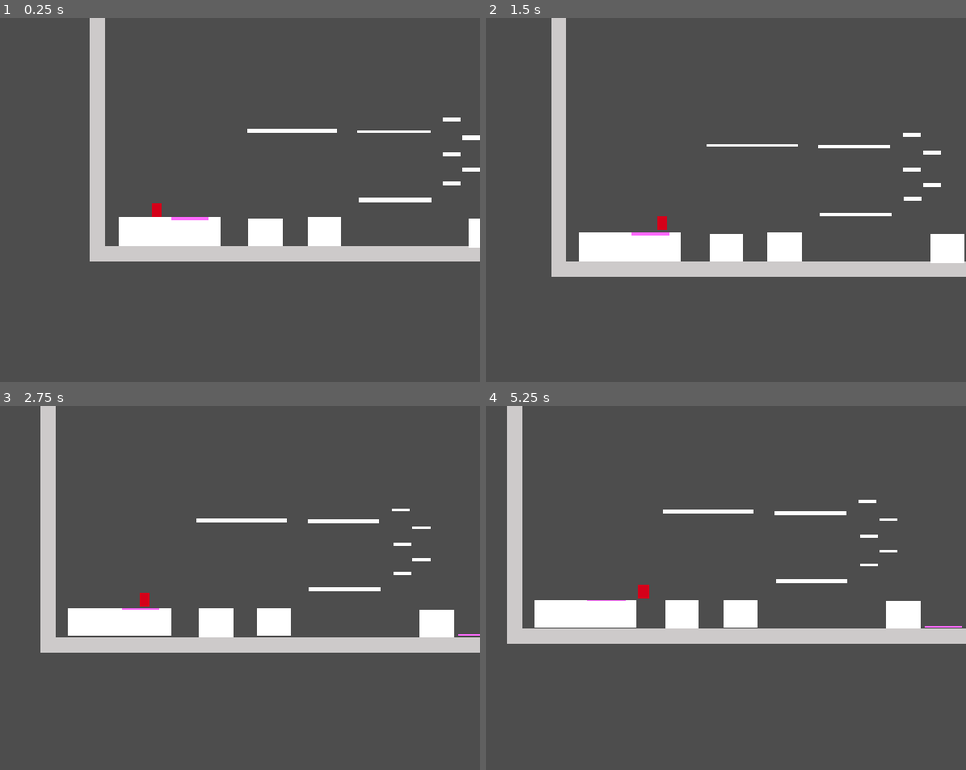
Above: before the commit, frames 1-4 (two rows, left to right).
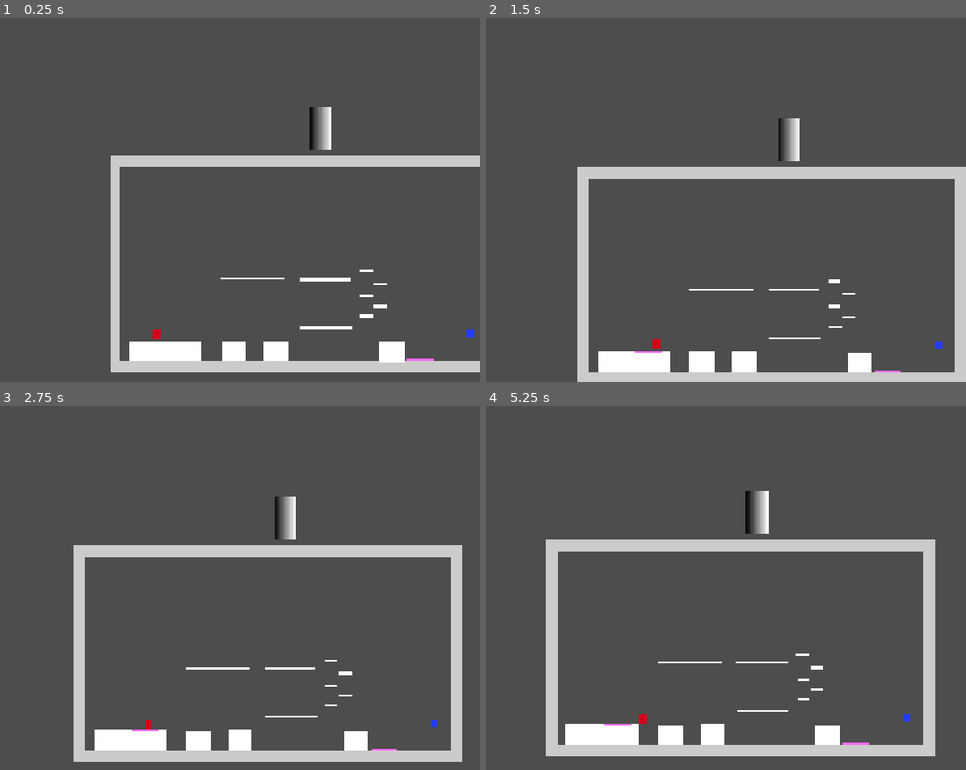
Above: after the commit, the same moments.

Repository: Ximandiv/gamejam-2026
Game: Godot game, scene res://Scenes/yisus_test_scene.tscn
Same seed, same stepped clock (60 frames per second), same inputs: the game is played once before the commit and once after it.
Inputs:
- Up to frame 1 (0.25 s): no input
- Up to frame 2 (1.5 s): hold Right (right) from 0.53 s (still down); tap 1 (silence) at 0.6, 1.35 s; tap Space (jump) at 0.77 s
- Up to frame 3 (2.75 s): tap Space (jump) at 1.52 s; release Right (right) at 2.03 s; hold Left (left) from 2.03 s (still down); tap 1 (silence) at 2.1 s
- Up to frame 4 (5.25 s): release Left (left) at 2.78 s; hold Right (right) 2.78-4.28 s; tap 1 (silence) every 0.75 s from 2.85 to 5.1 s; tap Space (jump) at 3.02, 3.77, 4.52 s; hold Left (left) 4.28-5.03 s; hold Right (right) from 5.03 s (still down)

The runs differ from the first frame. In frame 1, 17% of the frame differs, in the area x 18-100%, y 0-98%; in frame 2, 19%; in frame 3, 19%; in frame 4, 20%, in the area x 4-100%, y 0-97%.

Commit message:
set default values

Diff:
--- a/Scenes/Player/player.tscn
+++ b/Scenes/Player/player.tscn
@@ -39,7 +39,7 @@
 shape = SubResource("RectangleShape2D_u4u6t")
 
 [node name="Camera2D" type="Camera2D" parent="." unique_id=641065318]
-offset = Vector2(0, -20)
+offset = Vector2(0, -400)
 position_smoothing_enabled = true
 position_smoothing_speed = 2.0
 editor_draw_limits = true
--- a/project.godot
+++ b/project.godot
@@ -26,8 +26,8 @@
 
 [display]
 
-window/size/viewport_width=1366
-window/size/viewport_height=768
+window/size/viewport_width=1920
+window/size/viewport_height=1080
 window/stretch/mode="canvas_items"
 
 [input]
Not shown: 1 places in Scenes/Player/player.tscn that only renumber resources
